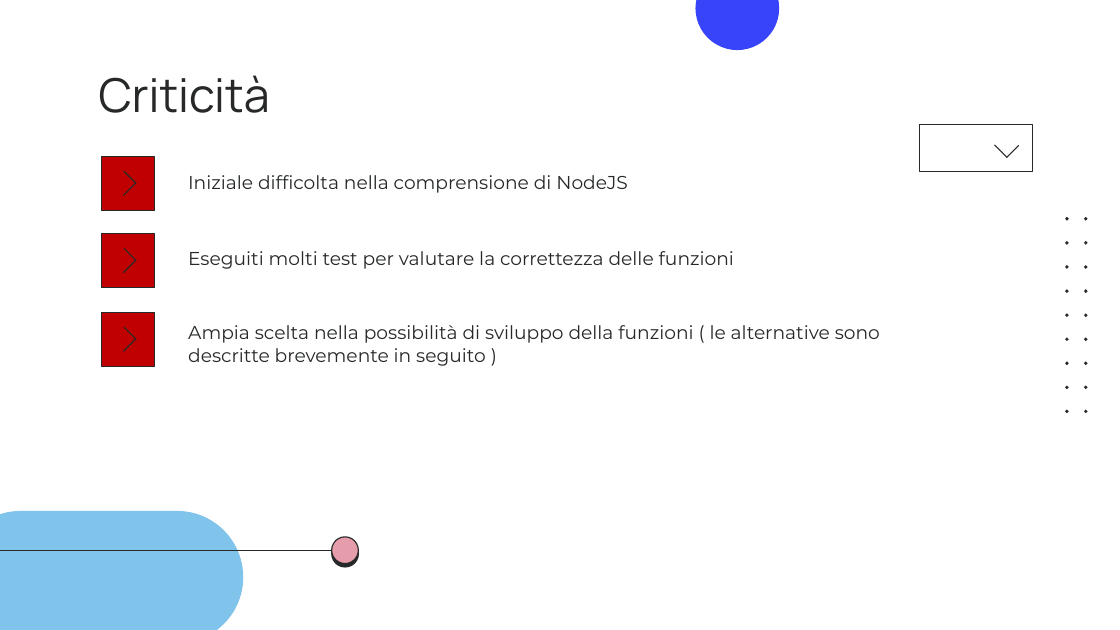
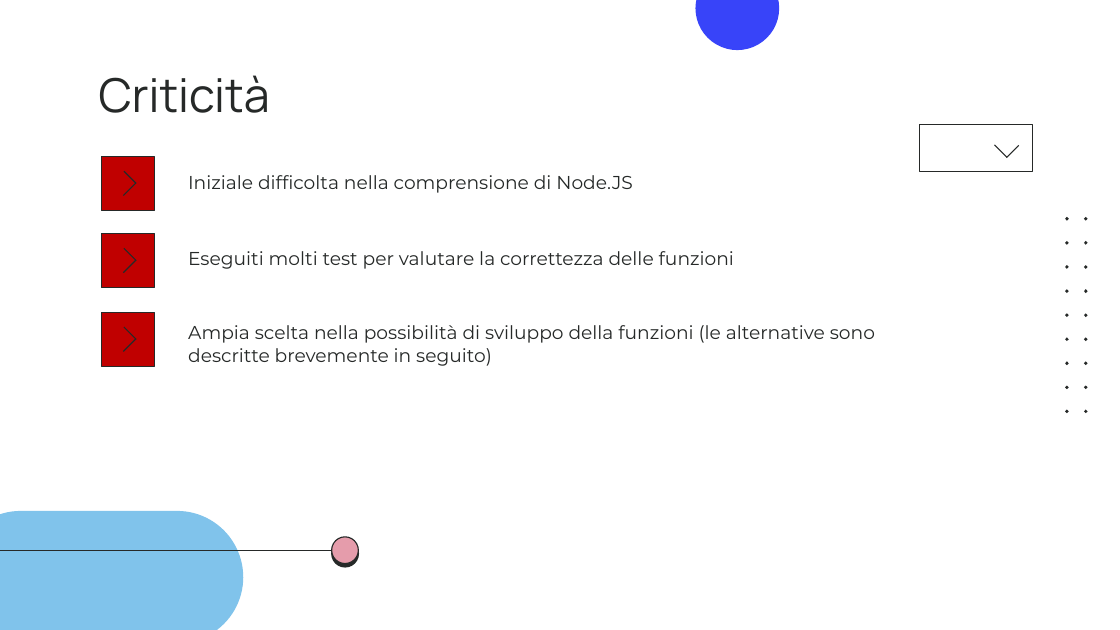
Before and after one commit to slocatelli30/CommuniTEDx, a slide deck: slide 38 of Progetto3.0/CommuniTEDx_3.0.pptx. Drawn at 1120x630 pixels with LibreOffice and Linux fonts; fonts in the diff are those of the drawing. Boxes give left, top, right and bottom in pixels: in the first picture for what was removed or moved away, otherwise in the second. Text is boxed around its words. In the diff, an @@ line names an element or a change of style, - is before the commit and + after.

```diff
--- a/Progetto3.0/CommuniTEDx_3.0.pptx
+++ b/Progetto3.0/CommuniTEDx_3.0.pptx
@@ text at box(188, 175, 633, 193): text changed @@
-Iniziale difficolta nella comprensione di NodeJS
+Iniziale difficolta nella comprensione di Node.JS
@@ text at box(188, 325, 875, 366): spaces changed @@
-Ampia scelta nella possibilità di sviluppo della funzioni ( le alternative sono descritte brevemente in seguito )
+Ampia scelta nella possibilità di sviluppo della funzioni (le alternative sono descritte brevemente in seguito)
```
Also in this commit, not shown: 12 other slides changed, 1 other file.
